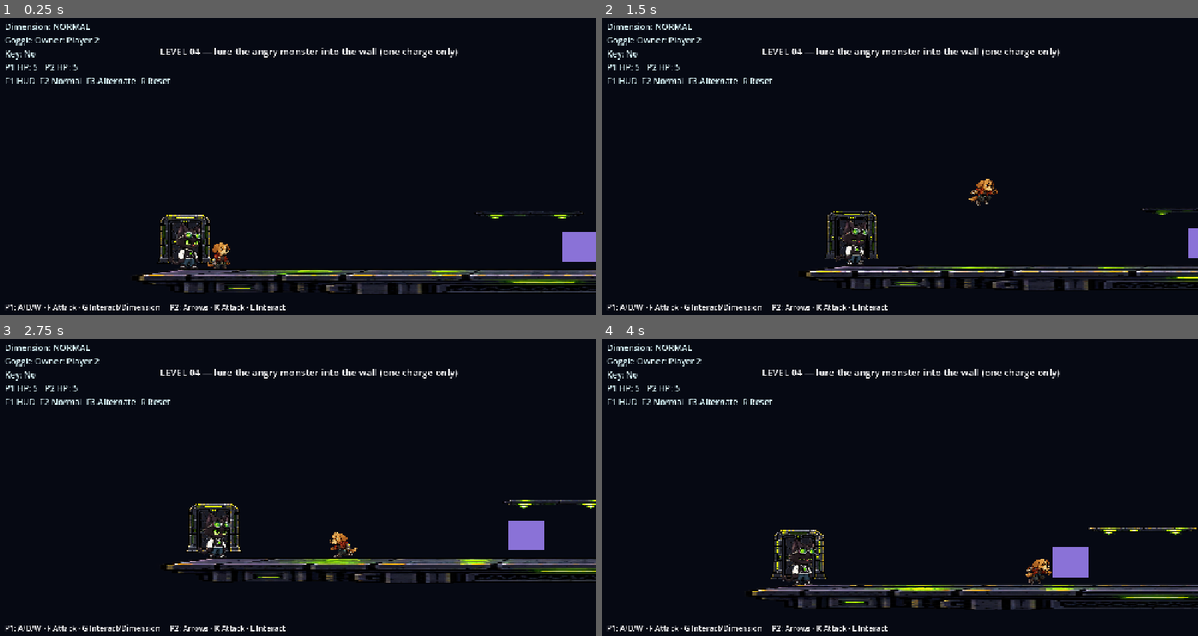
Above: before the commit, frames 1-4 (two rows, left to right).
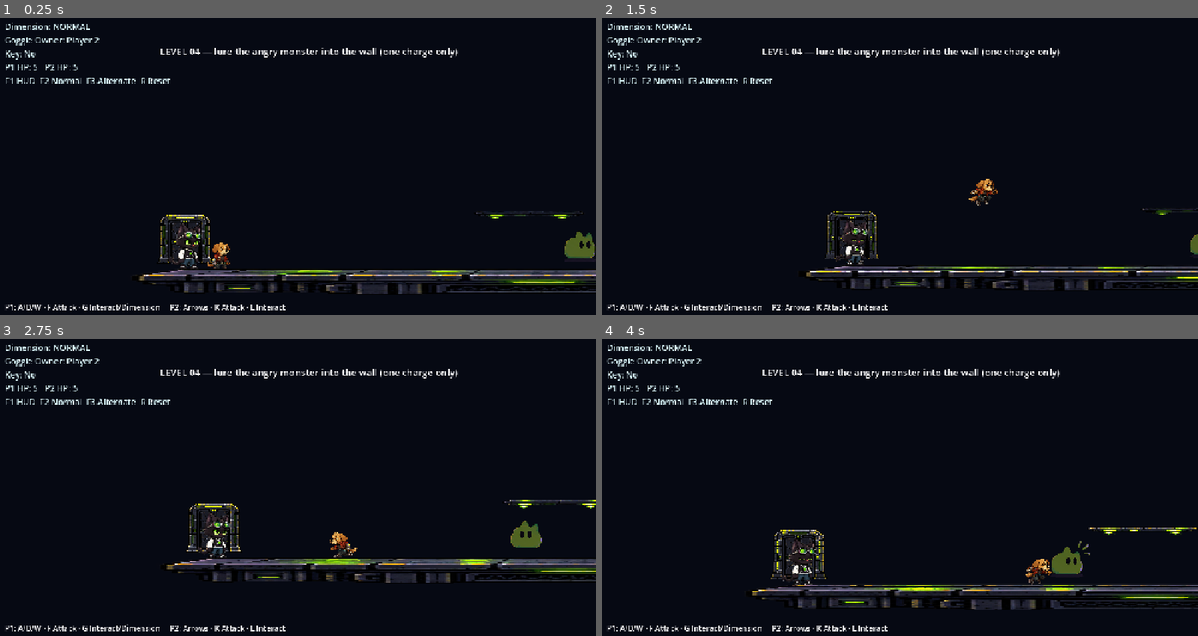
Above: after the commit, the same moments.

Repository: RainYu0510/hackathon
Game: Godot game, scene res://levels/Level04.tscn
The game is run twice, just before and just after one commit, with the same random seed, the same clock (stepped at 60 frames per second) and the same inputs. This scene is started directly instead of the project's main scene.
Inputs:
- Up to frame 1 (0.25 s): no input
- Up to frame 2 (1.5 s): hold Right from 0.53 s (still down); tap Insert (p2_left) at 0.6, 1.35 s; tap Up at 0.77 s
- Up to frame 3 (2.75 s): tap Up at 1.52 s; release Right at 2.03 s; hold Left from 2.03 s (still down); tap Insert (p2_left) at 2.1 s
- Up to frame 4 (4 s): release Left at 2.78 s; hold Right from 2.78 s (still down); tap Insert (p2_left) at 2.85, 3.6 s; tap Up at 3.02, 3.77 s

The runs differ from the first frame. In frame 1, 0.6% of the frame differs, in the area x 94-100%, y 72-83%; in frame 2, 0.2%; in frame 3, 0.6%; in frame 4, 0.6%, in the area x 75-82%, y 68-81%.

Commit message:
feat: 併入第三關(衝刺怪破牆謎題),接上第二關出口
從 feat/riftbound-integration 移植第三關內容到 feat/1and2 這條線:
- 新增 Level03.gd/.tscn(凹槽地形 + 衝刺怪破牆謎題)
- LevelBase.gd 補上 exit_trigger()/go_to_next_level() 關卡串接介面(純新增,
  不影響既有關卡邏輯)
- ChargeMonster.gd/.tscn 補上傷害判定、target_player_index/chase_range 參數,
  並修兩個會卡死的既有問題
- level_02.gd 的 NEXT_LEVEL_PATH 從 Level03_PLACEHOLDER.tscn 改指向真正的
  Level03.tscn

Diff:
--- a/actors/enemies/ChargeMonster/ChargeMonster.gd
+++ b/actors/enemies/ChargeMonster/ChargeMonster.gd
@@ -1,64 +1,129 @@
 extends CharacterBody2D
 
 enum State { NORMAL, ANGRY, PREPARE_CHARGE, CHARGING, STUNNED, USED, DEAD }
+
+## -1 = 追最近的玩家(原本的行為)。設成 0/1 就鎖定該 player_index。
+## 謎題關卡需要鎖定 —— 否則另一名玩家剛好比較近時,怪物會往錯的方向衝。
+@export var target_player_index := -1
+## 0 = 不限距離(原本的行為)。設成正值時,目標超出這個距離就原地待機。
+## 沒有這個的話怪物開場就會自己走到關卡另一端,「引誘」這個步驟會消失。
+@export var chase_range := 0.0
+
 var state := State.NORMAL
 var charge_used := false
 var target: Node2D
 var gravity := 1250.0
+@onready var sprite: AnimatedSprite2D = $AnimatedSprite2D
+@onready var hit_box: HitBox = $HitBox
 
 func _ready() -> void:
 	add_to_group("enemy")
+	_build_animations()
 	DimensionManager.dimension_changed.connect(_on_dimension_changed)
 	_on_dimension_changed(DimensionManager.current_dimension)
 
 func _physics_process(delta: float) -> void:
 	velocity.y += gravity * delta
 	if state == State.CHARGING:
+		var before_x := global_position.x
 		move_and_slide()
 		for i in get_slide_collision_count():
 			var collider := get_slide_collision(i).get_collider()
 			if collider and collider.has_method("try_break"):
 				collider.try_break(self)
 				_finish_charge()
+				return
+		# 衝歪了撞到普通地形:velocity 被擋住,但狀態不會自己結束 ——
+		# 原本會變成貼著牆一直抖、傷害判定永遠開著。這裡收尾。
+		if absf(global_position.x - before_x) < 1.0:
+			_finish_charge()
 		return
 	if state in [State.USED, State.STUNNED, State.DEAD]:
 		move_and_slide(); return
 	target = _select_target()
-	if target:
+	if target and _within_chase_range(target):
 		var dx := target.global_position.x - global_position.x
 		velocity.x = sign(dx) * 70.0
+		sprite.flip_h = velocity.x < 0.0
 		if state == State.ANGRY and absf(dx) > 150.0 and absf(dx) < 650.0:
 			_prepare_charge(sign(dx))
+	else:
+		velocity.x = 0.0
 	move_and_slide()
 
 func _select_target() -> Node2D:
 	var players := get_tree().get_nodes_in_group("player")
 	if players.is_empty(): return null
+	if target_player_index >= 0:
+		for player in players:
+			if player.player_index == target_player_index: return player
 	var result: Node2D = players[0]
 	for player in players:
 		if global_position.distance_squared_to(player.global_position) < global_position.distance_squared_to(result.global_position): result = player
 	return result
 
+func _within_chase_range(node: Node2D) -> bool:
+	return chase_range <= 0.0 or global_position.distance_to(node.global_position) <= chase_range
+
 func _prepare_charge(direction: float) -> void:
 	if charge_used or state == State.PREPARE_CHARGE: return
 	state = State.PREPARE_CHARGE
 	velocity.x = 0
-	$Polygon2D.color = Color("fff06a")
+	_apply_look()
 	await get_tree().create_timer(0.8).timeout
-	if DimensionManager.current_dimension != DimensionManager.Dimension.ALTERNATE or charge_used: return
+	if not is_inside_tree() or charge_used: return
+	if DimensionManager.current_dimension != DimensionManager.Dimension.ALTERNATE:
+		# 蓄力途中被切回正常空間 → 衝刺取消。原本這裡是直接 return,state 會卡在
+		# PREPARE_CHARGE 讓怪物永久凍住,要等下一次切維度才會被救回來。
+		state = State.NORMAL
+		_apply_look()
+		return
 	charge_used = true
 	state = State.CHARGING
 	add_to_group("charging_monster")
 	velocity.x = direction * 720.0
-	$Polygon2D.color = Color("ff304f")
+	hit_box.begin_attack()
+	_apply_look()
 
 func _finish_charge() -> void:
 	remove_from_group("charging_monster")
 	state = State.USED
 	velocity.x = 0
-	$Polygon2D.color = Color("777777")
+	hit_box.end_attack()
+	_apply_look()
 
 func _on_dimension_changed(value: DimensionManager.Dimension) -> void:
 	if charge_used: return
+	# 蓄力中不打斷,交給 _prepare_charge 自己在 0.8 秒後判斷,
+	# 免得 state 被重設成 ANGRY 之後又被呼叫一次、跑出兩條 coroutine。
+	if state == State.PREPARE_CHARGE: return
 	state = State.ANGRY if value == DimensionManager.Dimension.ALTERNATE else State.NORMAL
-	$Polygon2D.color = Color("ff5577") if state == State.ANGRY else Color("8a72d7")
+	_apply_look()
+
+## 顏色與貼圖都跟著狀態換。專案裡沒有衝刺怪的美術,借用史萊姆的動畫再上色。
+func _apply_look() -> void:
+	var tint := Color("8a72d7")
+	var anim := "idle"
+	match state:
+		State.ANGRY: tint = Color("ff5577"); anim = "run"
+		State.PREPARE_CHARGE: tint = Color("fff06a"); anim = "run"
+		State.CHARGING: tint = Color("ff304f"); anim = "run"
+		State.USED: tint = Color("777777")
+	$Polygon2D.color = tint
+	if sprite:
+		sprite.modulate = tint
+		if sprite.sprite_frames and sprite.sprite_frames.has_animation(anim): sprite.play(anim)
+
+func _build_animations() -> void:
+	var frames := SpriteFrames.new(); frames.remove_animation("default")
+	var counts := {"idle":4,"run":6}
+	for anim in counts:
+		frames.add_animation(anim); frames.set_animation_speed(anim, 9); frames.set_animation_loop(anim, true)
+		for i in range(1, counts[anim] + 1):
+			var path := "res://assets/enemies/slime/%s/%s_%02d.png" % [anim, anim, i]
+			if ResourceLoader.exists(path): frames.add_frame(anim, load(path))
+	sprite.sprite_frames = frames
+	# 素材若不在,就退回原本的純色方塊,不會變成看不見的怪物。
+	var has_art := frames.get_frame_count("idle") > 0
+	sprite.visible = has_art
+	$Polygon2D.visible = not has_art
--- a/actors/enemies/ChargeMonster/ChargeMonster.tscn
+++ b/actors/enemies/ChargeMonster/ChargeMonster.tscn
@@ -1,7 +1,10 @@
-[gd_scene load_steps=3 format=3]
+[gd_scene load_steps=5 format=3]
 [ext_resource path="res://actors/enemies/ChargeMonster/ChargeMonster.gd" type="Script" id="1"]
+[ext_resource path="res://components/HitBox.gd" type="Script" id="2"]
 [sub_resource type="RectangleShape2D" id="Body"]
 size = Vector2(76,64)
+[sub_resource type="RectangleShape2D" id="Charge"]
+size = Vector2(80,64)
 [node name="ChargeMonster" type="CharacterBody2D"]
 script = ExtResource("1")
 collision_layer = 4
@@ -10,6 +13,18 @@
 position = Vector2(0,-32)
 polygon = PackedVector2Array(-38,-32,38,-32,38,32,-38,32)
 color = Color(0.54,0.45,0.84,1)
+[node name="AnimatedSprite2D" type="AnimatedSprite2D" parent="."]
+position = Vector2(0,-38)
+scale = Vector2(0.55,0.55)
 [node name="CollisionShape2D" type="CollisionShape2D" parent="."]
 position = Vector2(0,-32)
 shape = SubResource("Body")
+[node name="HitBox" type="Area2D" parent="."]
+position = Vector2(0,-32)
+collision_layer = 16
+collision_mask = 2
+script = ExtResource("2")
+team = "enemy"
+damage = 99
+[node name="CollisionShape2D" type="CollisionShape2D" parent="HitBox"]
+shape = SubResource("Charge")
--- /dev/null
+++ b/levels/Level03.gd
@@ -0,0 +1,80 @@
+extends LevelBase
+
+# 第三關 —— 衝刺怪撞破牆。地形是一個凹槽:
+#   左邊是高平台(安全區,怪物上不來),中間是凹槽底,右邊是一堵頂天立地的高牆,
+#   只有下面那一段是脆弱牆體。門在牆後面,破牆之前到不了。
+#
+# 解法:狗下凹槽把怪物往左引開 -> 狗穿過怪物跑到牆與怪物之間 ->
+#       貓留在高平台上按 G 切異空間 -> 怪物憤怒蓄力後往右衝 ->
+#       狗跳起來閃開 -> 怪物撞破脆弱牆體 -> 兩人穿過破口走進門。
+#
+# 破牆本身不算過關(它只是打開通路),過關條件是走進門。
+
+const GROUND_TOP := 600.0
+
+var wall: StaticBody2D
+
+func build_level() -> void:
+	# 第四關內容尚未定案。定了之後只要把場景路徑填在這裡就自動接上。
+	next_scene_path = ""
+
+	var normal:=Node2D.new(); normal.name="NormalWorld"; normal.set_script(load("res://systems/DimensionWorld.gd")); normal.set("dimension", DimensionManager.Dimension.NORMAL)
+	var alternate:=Node2D.new(); alternate.name="AlternateWorld"; alternate.set_script(load("res://systems/DimensionWorld.gd")); alternate.set("dimension", DimensionManager.Dimension.ALTERNATE)
+	dimension_background(normal, false)
+	dimension_background(alternate, true)
+	add_child(normal); add_child(alternate)
+
+	# ── 地形 ──────────────────────────────────────────────
+	platform(self, Vector2(1250,640), Vector2(2700,80), Color("3f435b"))  # 凹槽底 x[-100,2600] 頂面 600
+	platform(self, Vector2(450,545), Vector2(1100,110), Color("545b76"))  # 高平台 x[-100,1000] 頂面 490
+	platform(self, Vector2(1075,572), Vector2(150,55), Color("545b76"))   # 階梯   x[1000,1150] 頂面 545
+	# 左右邊界:純碰撞、不畫圖。有了它們就不可能走出地圖掉進 DeathZone,
+	# 這一關才真的「沒有機會掉下去」。
+	_boundary(Vector2(-130,200), Vector2(60,800))
+	_boundary(Vector2(2610,200), Vector2(60,800))
+
+	# ── 玩家:出生在高平台上,只有貓有護目鏡 ──────────────────
+	spawn_players(Vector2(170,450), Vector2(240,450))
+	for player in get_tree().get_nodes_in_group("player"):
+		player.has_goggle = player.player_index == 0
+	checkpoint(Vector2(170,490))
+
+	# ── 右邊那堵頂天立地的高牆 ────────────────────────────
+	_tall_wall(Vector2(2160,100), Vector2(120,600))      # 實心段 y[-200,400],撞不破
+	wall = _make_wall(Vector2(2160,500), Vector2(120,200))  # 脆弱段 y[400,600],撞破後是通路
+	wall.connect("wall_broken", _on_wall_broken)
+
+	# ── 怪物:待在洞口(牆)前面,只追狗,狗靠近才會跟 ──────────
+	var monster := preload("res://actors/enemies/ChargeMonster/ChargeMonster.tscn").instantiate()
+	monster.position = Vector2(1950,595)
+	monster.target_player_index = 1     # 只鎖定 P2 狗;不然貓在高平台上反而比較近會被衝
+	monster.chase_range = 520.0         # 狗靠近才跟,否則牠開場就自己走到左端,引誘步驟會消失
+	add_child(monster)
+
+	# ── 門:在牆後面,破牆之前到不了 ────────────────────────
+	checkpoint(Vector2(2400,GROUND_TOP))
+	exit_trigger(Vector2(2400,530), Vector2(100,170))
+
+	var title:=Label.new(); title.text="LEVEL 03 - lure the monster away, then let it charge into the cracked wall"; title.position=Vector2(220,70); title.add_theme_font_size_override("font_size",20); $HUD.add_child(title)
+
+func _boundary(pos: Vector2, size: Vector2) -> void:
+	var body:=StaticBody2D.new(); body.position=pos; body.collision_layer=1; body.collision_mask=0; add_child(body)
+	var cs:=CollisionShape2D.new(); var shape:=RectangleShape2D.new(); shape.size=size; cs.shape=shape; body.add_child(cs)
+
+func _tall_wall(pos: Vector2, size: Vector2) -> void:
+	var body:=StaticBody2D.new(); body.position=pos; body.collision_layer=1; body.collision_mask=0; add_child(body)
+	var sprite:=Sprite2D.new(); sprite.texture=load("res://assets/interactables/tall_wall_side.png")
+	sprite.scale=Vector2(size.x/sprite.texture.get_width(), size.y/sprite.texture.get_height()); sprite.z_index=4; body.add_child(sprite)
+	var cs:=CollisionShape2D.new(); var shape:=RectangleShape2D.new(); shape.size=size; cs.shape=shape; body.add_child(cs)
+
+func _make_wall(pos: Vector2, size: Vector2) -> StaticBody2D:
+	var body:=StaticBody2D.new(); body.position=pos; body.collision_layer=1; body.set_script(load("res://interactables/BreakableWall.gd"))
+	var half:=size*0.5
+	var poly:=Polygon2D.new(); poly.name="Polygon2D"; poly.polygon=PackedVector2Array([Vector2(-half.x,-half.y),Vector2(half.x,-half.y),half,Vector2(-half.x,half.y)]); body.add_child(poly)
+	var cs:=CollisionShape2D.new(); cs.name="CollisionShape2D"; var shape:=RectangleShape2D.new(); shape.size=size; cs.shape=shape; body.add_child(cs)
+	add_child(body)
+	return body
+
+func _on_wall_broken() -> void:
+	# 破牆只是打開通路,不是過關 —— 過關條件是走進牆後面那道門。
+	var hint:=Label.new(); hint.text="The wall is down. Head through the gap to the door."; hint.position=Vector2(330,110); hint.add_theme_font_size_override("font_size",18); $HUD.add_child(hint)
--- /dev/null
+++ b/levels/Level03.tscn
@@ -0,0 +1,4 @@
+[gd_scene load_steps=2 format=3]
+[ext_resource path="res://levels/Level03.gd" type="Script" id="1"]
+[node name="Level03" type="Node2D"]
+script = ExtResource("1")
--- a/levels/LevelBase.gd
+++ b/levels/LevelBase.gd
@@ -94,3 +94,85 @@
 
 func _on_level_complete() -> void:
 	var message := Label.new(); message.text="LEVEL COMPLETE"; message.position=Vector2(465,250); message.add_theme_font_size_override("font_size",46); $HUD.add_child(message)
+
+## ─── 關卡串接接口 ───────────────────────────────────────────
+## 下一關的場景路徑。子類別在 build_level() 開頭設定。
+## 留空字串 = 目前沒有下一關,通關只顯示 LEVEL COMPLETE(R 可重玩)。
+var next_scene_path := ""
+var _transitioning := false   # one-shot,擋掉兩名玩家各觸發一次換場
+var _exit_armed := false
+var _exit_occupants: Array[Node] = []
+var _exit_hint: Label
+
+func go_to_next_level() -> void:
+	if _transitioning:
+		return
+	_transitioning = true
+	GameManager.complete_level()
+	if next_scene_path.is_empty():
+		return                 # 最後一關:只顯示 LEVEL COMPLETE
+	get_tree().call_deferred("change_scene_to_file", next_scene_path)
+
+## 建立出口觸發器。require_key 為 true 時必須先拿到鑰匙。
+## 過關條件是「兩名玩家都在門框內」—— 單人衝到終點不能把隊友丟下自己過關。
+func exit_trigger(pos: Vector2, size: Vector2, require_key := false) -> Area2D:
+	var area := Area2D.new(); area.position = pos; area.collision_layer = 0; area.collision_mask = 2
+	var cs := CollisionShape2D.new(); var rect := RectangleShape2D.new(); rect.size = size; cs.shape = rect; area.add_child(cs)
+	area.body_exited.connect(_on_exit_body_exited)
+	area.body_entered.connect(_on_exit_body_entered.bind(require_key))
+	add_child(area)
+	_exit_hint = Label.new(); _exit_hint.text = "Both players must be at the door"; _exit_hint.position = Vector2(400,560); _exit_hint.add_theme_font_size_override("font_size",20); _exit_hint.visible = false; $HUD.add_child(_exit_hint)
+	_arm_exit_when_clear(area)
+	return area
+
+## 出口若一開始就壓在玩家身上(第一關的門就是),等玩家離開才武裝;
+## 否則(出口在關卡另一端)兩個物理幀後直接武裝。
+## 這一步是必要的:Godot 對「生成時就重疊」的 body 會發 body_entered,
+## 而瞬移進 Area2D 同樣會發 —— 兩者都可能被誤判成「走進門」。
+func _arm_exit_when_clear(area: Area2D) -> void:
+	await get_tree().physics_frame
+	await get_tree().physics_frame
+	if not is_instance_valid(area):
+		return
+	for body in area.get_overlapping_bodies():
+		if body.is_in_group("player"):
+			return             # 有人壓在出口上 → 交給 body_exited 武裝
+	_exit_armed = true
+
+func _on_exit_body_exited(body: Node) -> void:
+	if not body.is_in_group("player"):
+		return
+	_exit_occupants.erase(body)
+	_exit_armed = true
+	_update_exit_hint()
+
+func _on_exit_body_entered(body: Node, require_key: bool) -> void:
+	if not body.is_in_group("player"):
+		return
+	if not _exit_occupants.has(body):
+		_exit_occupants.append(body)
+	_try_exit(require_key)
+
+## 兩名玩家都在門框內才換場。這裡不查 Area2D 的 get_overlapping_bodies() ——
+## 那個在 body_entered 發出的同一幀內不保證已經更新,所以自己維護佔用名單。
+func _try_exit(require_key: bool) -> void:
+	_update_exit_hint()
+	if _transitioning or not _exit_armed:
+		return
+	if require_key and not GameManager.has_key:
+		return
+	var players := get_tree().get_nodes_in_group("player")
+	if players.is_empty():
+		return
+	for player in players:
+		if not _exit_occupants.has(player):
+			return
+	go_to_next_level()
+
+## 有人站在出口、但人還沒到齊時給提示。沒有這個的話,一名玩家站在門口沒反應
+## 會被當成「換場壞掉」回報。
+func _update_exit_hint() -> void:
+	if not is_instance_valid(_exit_hint):
+		return
+	var total := get_tree().get_nodes_in_group("player").size()
+	_exit_hint.visible = _exit_occupants.size() > 0 and _exit_occupants.size() < total
--- a/levels/level_02.gd
+++ b/levels/level_02.gd
@@ -1,7 +1,7 @@
 extends LevelBase
 
 const LEVEL_DATA_PATH := "res://data/level_02.json"
-const NEXT_LEVEL_PATH := "res://levels/Level03_PLACEHOLDER.tscn"
+const NEXT_LEVEL_PATH := "res://levels/Level03.tscn"
 
 var _exit_triggered := false
 
Not shown, added: levels/Level03.gd.uid
